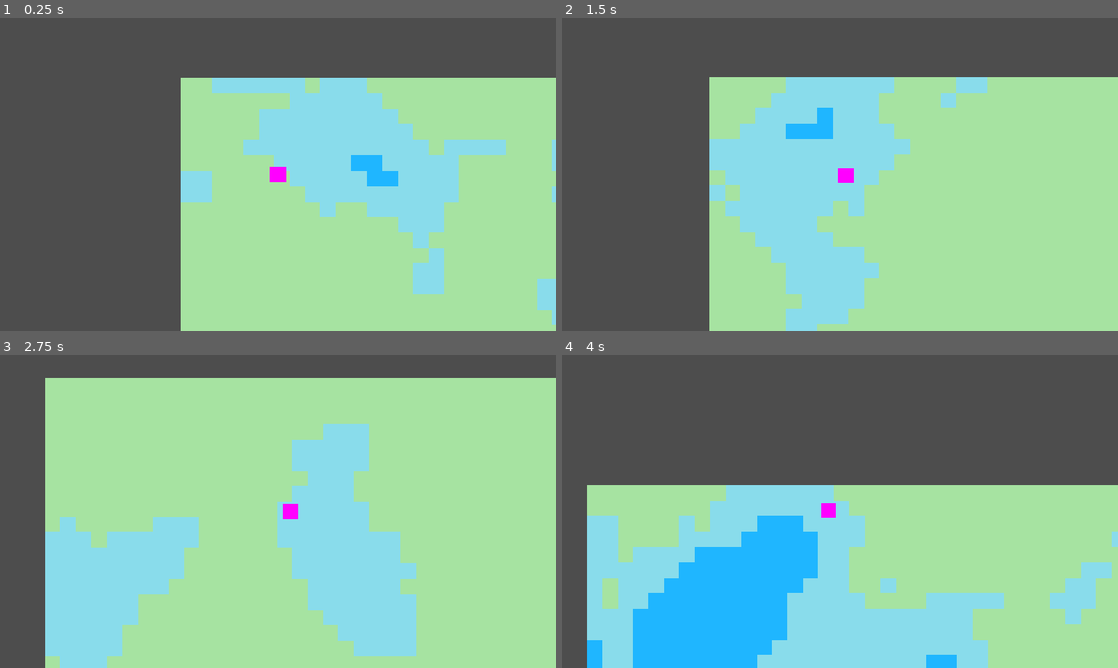
Above: before the commit, frames 1-4 (two rows, left to right).
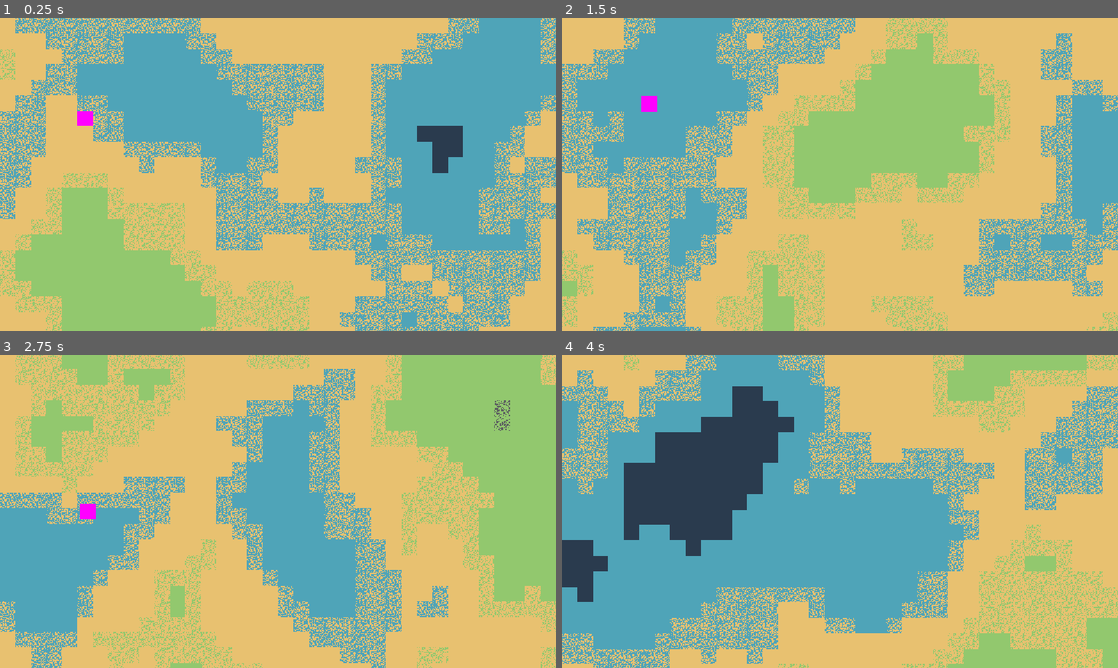
Above: after the commit, the same moments.

Repository: skapxd/rune-terrain
Game: Godot game, scene res://main.tscn
The game is run twice, just before and just after one commit, with the same random seed, the same clock (stepped at 60 frames per second) and the same inputs.
Inputs:
- Up to frame 1 (0.25 s): no input
- Up to frame 2 (1.5 s): tap Enter (ui_accept) at 0.5, 1.35 s; hold Right (ui_right) 0.53-1.28 s; hold Enter (ui_accept) 0.53-1.28 s; hold Down (ui_down) from 1.28 s (still down)
- Up to frame 3 (2.75 s): tap Enter (ui_accept) at 1.52, 1.82 s; release Down (ui_down) at 2.03 s; hold Right (ui_right) from 2.03 s (still down); hold Enter (ui_accept) from 2.03 s (still down)
- Up to frame 4 (4 s): release Right (ui_right) at 2.78 s; release Enter (ui_accept) at 2.78 s; hold Up (ui_up) 2.78-3.53 s; tap Enter (ui_accept) at 2.85, 3.02, 3.32 s; hold Left (ui_left) from 3.53 s (still down); hold Enter (ui_accept) from 3.53 s (still down)

The runs differ from the first frame. In frame 1, 100% of the frame differs, in the area x 0-100%, y 0-100%; in frame 2, 100%; in frame 3, 100%; in frame 4, 100%.

Commit message:
mapa generado con transiciones entre tiles y con camara con limites

Diff:
--- a/world_generator.gd
+++ b/world_generator.gd
@@ -9,12 +9,28 @@
 @export var noise_frequency: float = 0.05
 @export var seed_random: bool = true
 
-# Diccionario de Biomas: Color, Sólido (Colisión), Fricción
+# Definición de Colores de la Paleta
+const C_AGUA_PROF = Color("#2a3b4e")
+const C_AGUA      = Color("#4fa4b8")
+const C_ARENA     = Color("#e8c170")
+const C_PASTO     = Color("#92c86e")
+const C_ROCA      = Color("#5c5e60")
+const C_NIEVE     = Color("#dcebf5")
+
+# Diccionario de Biomas
+# mix_color: El color secundario para hacer el efecto de ruido
+# mix_ratio: Cuánto del color secundario aparece (0.0 a 1.0)
 var biomas = {
-	0: {"name": "Muro",   "color": Color("#1e1e2e"), "solid": true},   # Gris Oscuro
-	1: {"name": "Piso",   "color": Color("#a6e3a1"), "solid": false},  # Verde
-	2: {"name": "Hielo",  "color": Color("#89dceb"), "solid": false},  # Cian (Prueba de Física)
-	3: {"name": "Agua",   "color": Color("#1fb6ff"), "solid": true}    # Azul
+	0: {"name": "Agua Profunda", "color": C_AGUA_PROF, "solid": true},
+	1: {"name": "Agua",          "color": C_AGUA,      "solid": true},
+	2: {"name": "Agua -> Arena", "color": C_AGUA,      "mix_color": C_ARENA, "mix_ratio": 0.4, "solid": true},
+	3: {"name": "Arena",         "color": C_ARENA,     "solid": false},
+	4: {"name": "Arena -> Pasto","color": C_ARENA,     "mix_color": C_PASTO, "mix_ratio": 0.3, "solid": false},
+	5: {"name": "Pasto",         "color": C_PASTO,     "solid": false},
+	6: {"name": "Pasto -> Roca", "color": C_PASTO,     "mix_color": C_ROCA,  "mix_ratio": 0.3, "solid": false},
+	7: {"name": "Roca",          "color": C_ROCA,      "solid": true},
+	8: {"name": "Roca -> Nieve", "color": C_ROCA,      "mix_color": C_NIEVE, "mix_ratio": 0.4, "solid": true},
+	9: {"name": "Nieve",         "color": C_NIEVE,     "solid": true}
 }
 
 func _ready():
@@ -24,22 +40,37 @@
 	generate_world()
 
 func _input(event):
-	# Regenerar con la tecla 'R' o Espacio
 	if event.is_action_pressed("ui_accept"):
 		generate_world()
 
 func setup_atlas_and_physics():
 	var ts = TileSet.new()
 	ts.tile_size = Vector2i(tile_size, tile_size)
-	ts.add_physics_layer(0) # Capa 0 para colisiones estándar
+	ts.add_physics_layer(0)
 
-	# 1. Preparar la imagen (Textura)
+	# 1. Preparar la imagen
 	var img = Image.create(tile_size * biomas.size(), tile_size, false, Image.FORMAT_RGBA8)
 
 	var i = 0
 	for id in biomas:
-		var color = biomas[id]["color"]
-		img.fill_rect(Rect2i(i * tile_size, 0, tile_size, tile_size), color)
+		var base_color = biomas[id]["color"]
+
+		# Generación Procedural de Textura (Pixel por Pixel)
+		for x in range(tile_size):
+			for y in range(tile_size):
+				var final_color = base_color
+
+				# Si tiene mezcla, aplicamos "ruido"
+				if biomas[id].has("mix_color"):
+					var mix_color = biomas[id]["mix_color"]
+					var ratio = biomas[id]["mix_ratio"]
+
+					# Probabilidad simple para el efecto de "salpicado"
+					if randf() < ratio:
+						final_color = mix_color
+
+				img.set_pixel( (i * tile_size) + x, y, final_color )
+
 		i += 1
 
 	# 2. Configurar el Source
@@ -47,7 +78,6 @@
 	source.texture = ImageTexture.create_from_image(img)
 	source.texture_region_size = Vector2i(tile_size, tile_size)
 
-	# Agregamos el source al TileSet ANTES de crear tiles para asegurar consistencia
 	ts.add_source(source)
 
 	# 3. Crear tiles y físicas
@@ -56,7 +86,6 @@
 		var coords = Vector2i(i, 0)
 		source.create_tile(coords)
 
-		# Configuración de Colisiones para Godot 4.5
 		if biomas[id]["solid"]:
 			var data = source.get_tile_data(coords, 0)
 			if data:
@@ -78,15 +107,33 @@
 	noise.seed = randi()
 	noise.frequency = noise_frequency
 	noise.noise_type = FastNoiseLite.TYPE_PERLIN
+	noise.fractal_octaves = 4 # Más detalle para transiciones suaves
 
 	for x in range(width):
 		for y in range(height):
 			var v = noise.get_noise_2d(x, y)
-			var tile_id = 1 # Suelo normal por defecto
+			var tile_id = 1
 
-			# Lógica de distribución de terreno
-			if v < -0.35: tile_id = 3   # Agua profunda
-			elif v < -0.15: tile_id = 2  # Hielo/Resbaladizo
-			elif v > 0.45: tile_id = 0   # Muros/Montañas
+			# Lógica de distribución ajustada para transiciones
+			if v < -0.4:   tile_id = 0 # Agua Profunda
+			elif v < -0.2: tile_id = 1 # Agua
+			elif v < -0.1: tile_id = 2 # Transición Agua -> Arena (Orilla)
+			elif v < 0.05: tile_id = 3 # Arena
+			elif v < 0.15: tile_id = 4 # Transición Arena -> Pasto
+			elif v < 0.4:  tile_id = 5 # Pasto
+			elif v < 0.5:  tile_id = 6 # Transición Pasto -> Roca
+			elif v < 0.65: tile_id = 7 # Roca
+			elif v < 0.75: tile_id = 8 # Transición Roca -> Nieve
+			else:          tile_id = 9 # Nieve
 
 			set_cell(Vector2i(x, y), 0, Vector2i(tile_id, 0))
+
+	update_camera_limits()
+
+func update_camera_limits():
+	var camera = get_node_or_null("../Jugador/Camera2D")
+	if camera:
+		camera.limit_left = 0
+		camera.limit_top = 0
+		camera.limit_right = width * tile_size
+		camera.limit_bottom = height * tile_size
